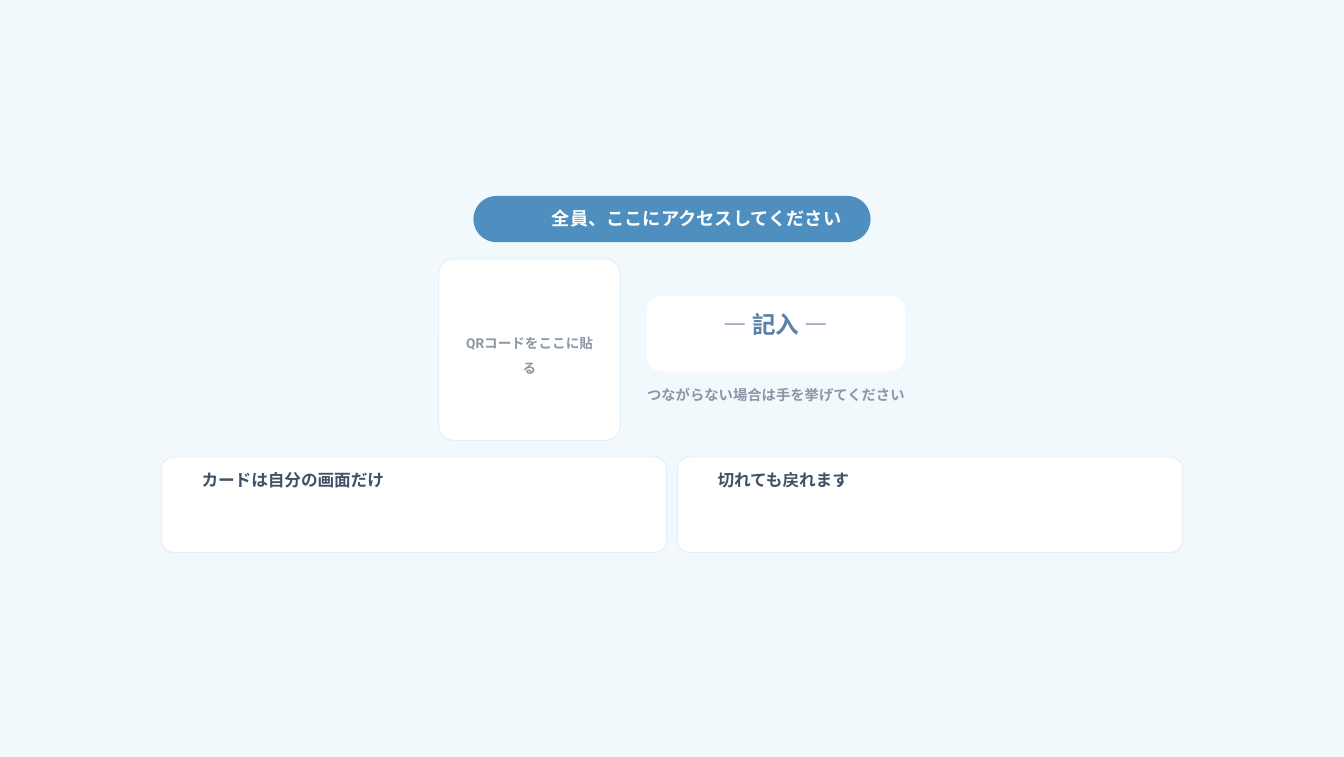
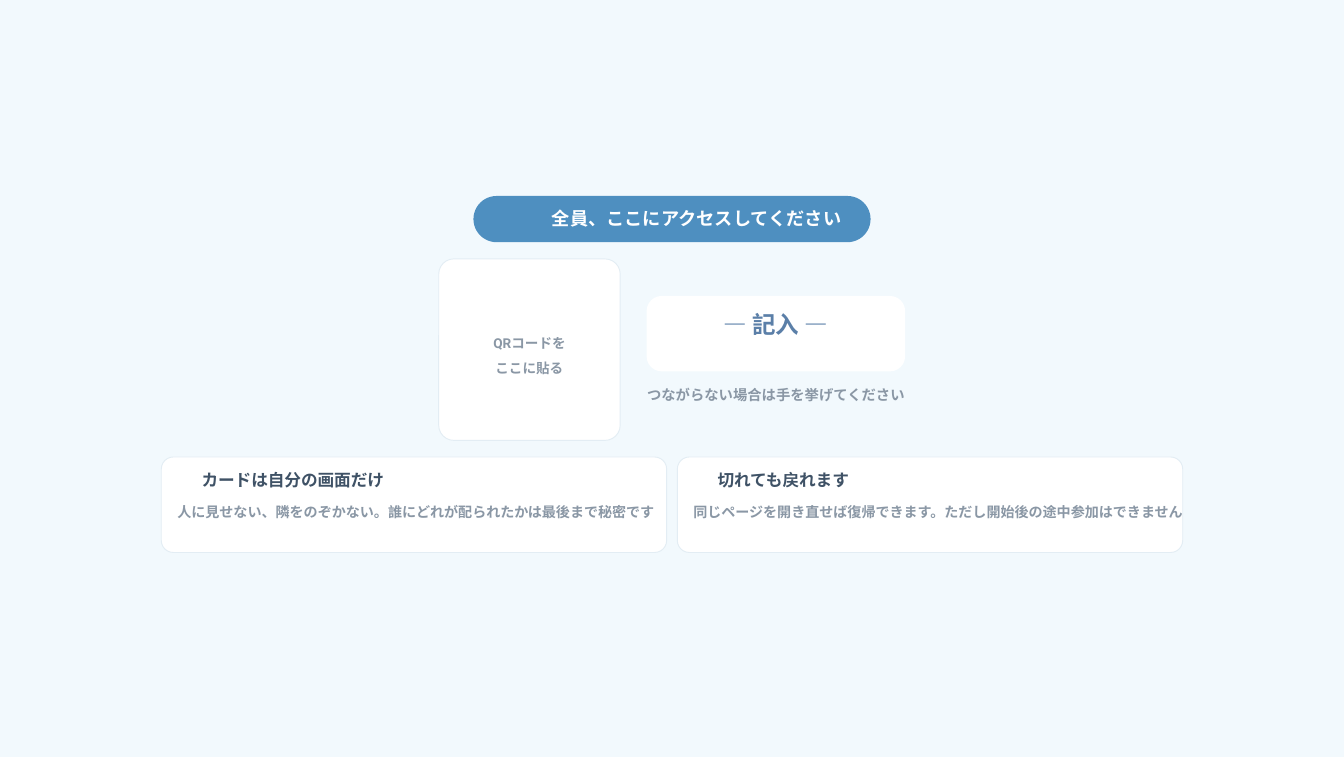
Before and after one commit to arico1101/door-world-short-online, a slide deck: slide 8 of slides.pptx. Drawn at 1344x757 pixels with LibreOffice and Linux fonts; fonts in the diff are those of the drawing; background and template pictures are left out. Boxes give left, top, right and bottom in pixels: in the first picture for what was removed or moved away, otherwise in the second. Text is boxed around its words. In the diff, an @@ line names an element or a change of style, - is before the commit and + after.

```diff
--- a/slides.pptx
+++ b/slides.pptx
@@ text removed at [465,327,594,376] @@
-QRコードをここに貼る
@@ text added at [493,337,565,350], 10.9 pt, text #8A97A5, bold @@
+QRコードを
@@ text added at [495,361,563,374], 10.9 pt, text #8A97A5, bold @@
+ここに貼る
@@ text added at [177,505,654,518], 11.2 pt, text #8A97A5, bold @@
+人に見せない、隣をのぞかない。誰にどれが配られたかは最後まで秘密です
@@ text added at [693,505,1183,518], 11.2 pt, text #8A97A5, bold @@
+同じページを開き直せば復帰できます。ただし開始後の途中参加はできません
```
Also in this commit, not shown: 3 other slides changed.
